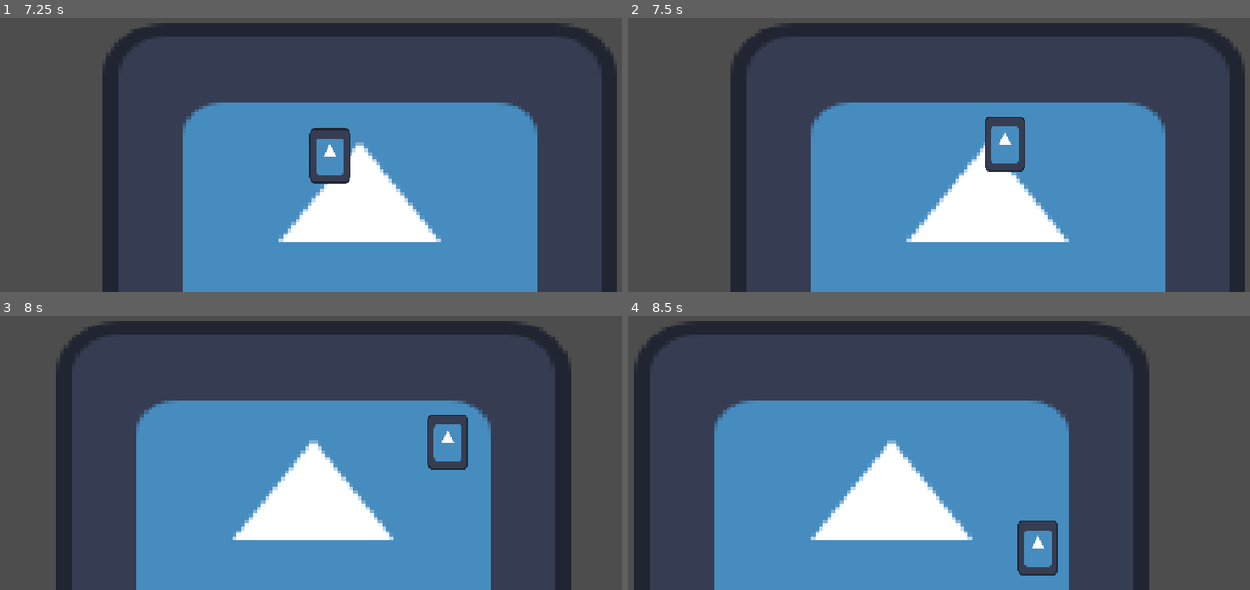
Above: before the commit, frames 1-4 (two rows, left to right).
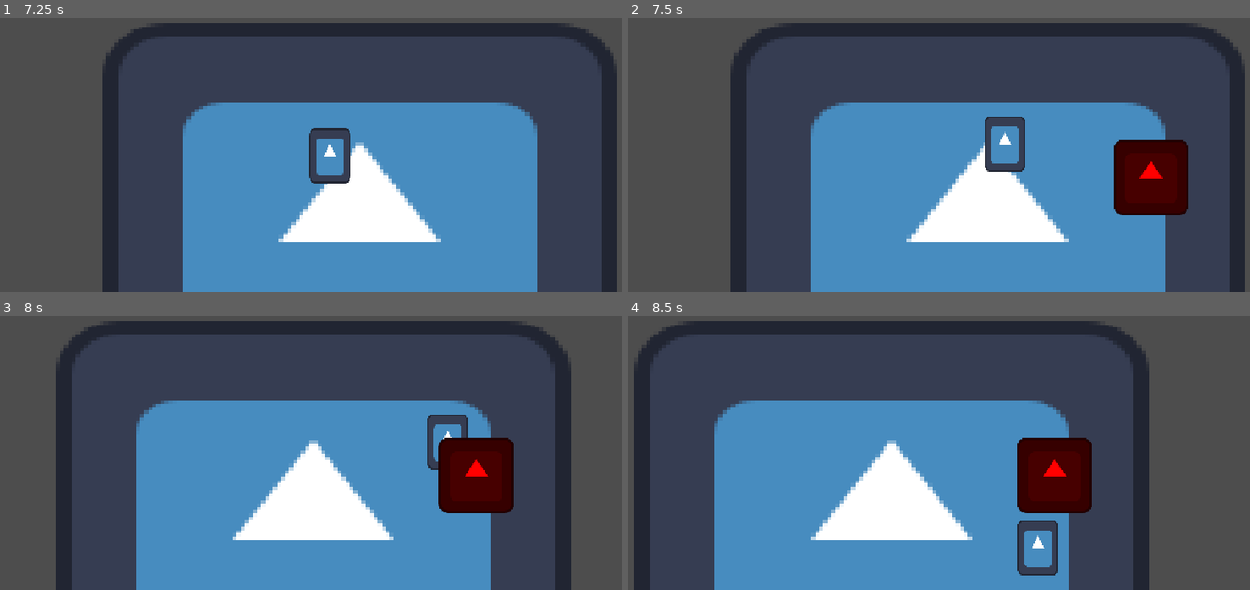
Above: after the commit, the same moments.

Repository: W00jo/projekt-droga
Game: Godot game, scene res://src/testing_scene.tscn
Same seed, same stepped clock (60 frames per second), same inputs: the game is played once before the commit and once after it. The project has no main scene, so this scene is started directly. The engine's default icon, where the game draws it, is replaced by a stand-in: a white triangle on a blue panel in a dark square.
Inputs:
- Up to frame 1 (7.25 s): tap Enter at 0.5 s; hold D (move_right) 0.53-1.28 s; hold S (move_down) 1.28-2.03 s; hold D (move_right) 2.03-2.78 s; hold W (move_up) 2.78-3.53 s; hold A (move_left) 3.53-5.03 s; hold S (move_down) 5.03-5.78 s; hold D (move_right) 5.78-6.53 s; tap Space at 6.5 s; hold W (move_up) from 6.53 s (still down)
- Up to frame 2 (7.5 s): release W (move_up) at 7.28 s; hold D (move_right) from 7.28 s (still down)
- Up to frame 3 (8 s): keep holding D (move_right)
- Up to frame 4 (8.5 s): release D (move_right) at 8.03 s; hold S (move_down) from 8.03 s (still down)

Frame 1 is identical in both runs. In frame 2, 3.3% of the frame differs, in the area x 78-91%, y 44-72%; in frame 3, 3.3%, in the area x 70-83%, y 44-72%; in frame 4, 3.3%.

Commit message:
Add obstacle scene
Przeszkoda, która na razie spawnuje się w losowym momencie, w konkretnym miejscu, w którym ją ustawimy

Diff:
--- /dev/null
+++ b/src/obstacles/obstacle.gd
@@ -0,0 +1,25 @@
+# W zależności od mechaniki ruchu gracza, to może być Area2D lub StaticBody2D
+extends Area2D
+
+var spawn_time:float = randf_range(1, 8)
+@onready var spawn_timer:Timer = $SpawnTimer
+@onready var area_shape:CollisionShape2D = $CollisionShape2D
+
+
+func _ready() -> void:
+	# Przeszkoda na początku jest niewidoczna i area nie działa
+	area_shape.disabled = true
+	visible = false
+
+	# Na razie timer będzie się od razu włączał, później to odpowiednio zmienimy
+	spawn_timer.start(spawn_time)
+
+func _on_spawn_timer_timeout() -> void:
+	# Obiekt się spawnuje = zaczyna być widoczny i ma włączoną areę
+	area_shape.disabled = false
+	visible = true
+
+# W zależności, czy Playera zrobimy jako CharacterBody czy jako Area,
+# będzie tu sygnał "body entered" lub "area entered" (podpięte w zakładce Signals)
+func _on_body_entered(body: Node2D) -> void:
+	print("Player collided with obstacle")
--- /dev/null
+++ b/src/obstacles/obstacle.tscn
@@ -0,0 +1,24 @@
+[gd_scene format=3 uid="uid://bcpcw624eqr14"]
+
+[ext_resource type="Script" uid="uid://d0ji1e7viaglg" path="res://src/obstacles/obstacle.gd" id="1_1dfmg"]
+[ext_resource type="Texture2D" uid="uid://g72do0ftsld6" path="res://icon.svg" id="1_orxak"]
+
+[sub_resource type="RectangleShape2D" id="RectangleShape2D_1dfmg"]
+size = Vector2(128, 127)
+
+[node name="Obstacle" type="Area2D" unique_id=897080305]
+script = ExtResource("1_1dfmg")
+
+[node name="CollisionShape2D" type="CollisionShape2D" parent="." unique_id=193309837]
+position = Vector2(0, -0.5)
+shape = SubResource("RectangleShape2D_1dfmg")
+
+[node name="Sprite" type="Sprite2D" parent="." unique_id=1862053249]
+modulate = Color(1, 0, 0, 1)
+texture = ExtResource("1_orxak")
+
+[node name="SpawnTimer" type="Timer" parent="." unique_id=1783779297]
+one_shot = true
+
+[connection signal="body_entered" from="." to="." method="_on_body_entered"]
+[connection signal="timeout" from="SpawnTimer" to="." method="_on_spawn_timer_timeout"]
--- a/src/testing_scene.tscn
+++ b/src/testing_scene.tscn
@@ -2,6 +2,7 @@
 
 [ext_resource type="Texture2D" uid="uid://g72do0ftsld6" path="res://icon.svg" id="1_sxqmm"]
 [ext_resource type="PackedScene" uid="uid://c722vntaki1rg" path="res://src/player/player.tscn" id="2_xb41a"]
+[ext_resource type="PackedScene" uid="uid://bcpcw624eqr14" path="res://src/obstacles/obstacle.tscn" id="3_xb41a"]
 
 [sub_resource type="RectangleShape2D" id="RectangleShape2D_mfvkk"]
 
@@ -19,3 +20,6 @@
 
 [node name="CharacterBody2D" parent="." unique_id=916138121 instance=ExtResource("2_xb41a")]
 position = Vector2(135, 80)
+
+[node name="Obstacle" parent="." unique_id=897080305 instance=ExtResource("3_xb41a")]
+position = Vector2(890, 431)
Not shown, added: src/obstacles/obstacle.gd.uid
